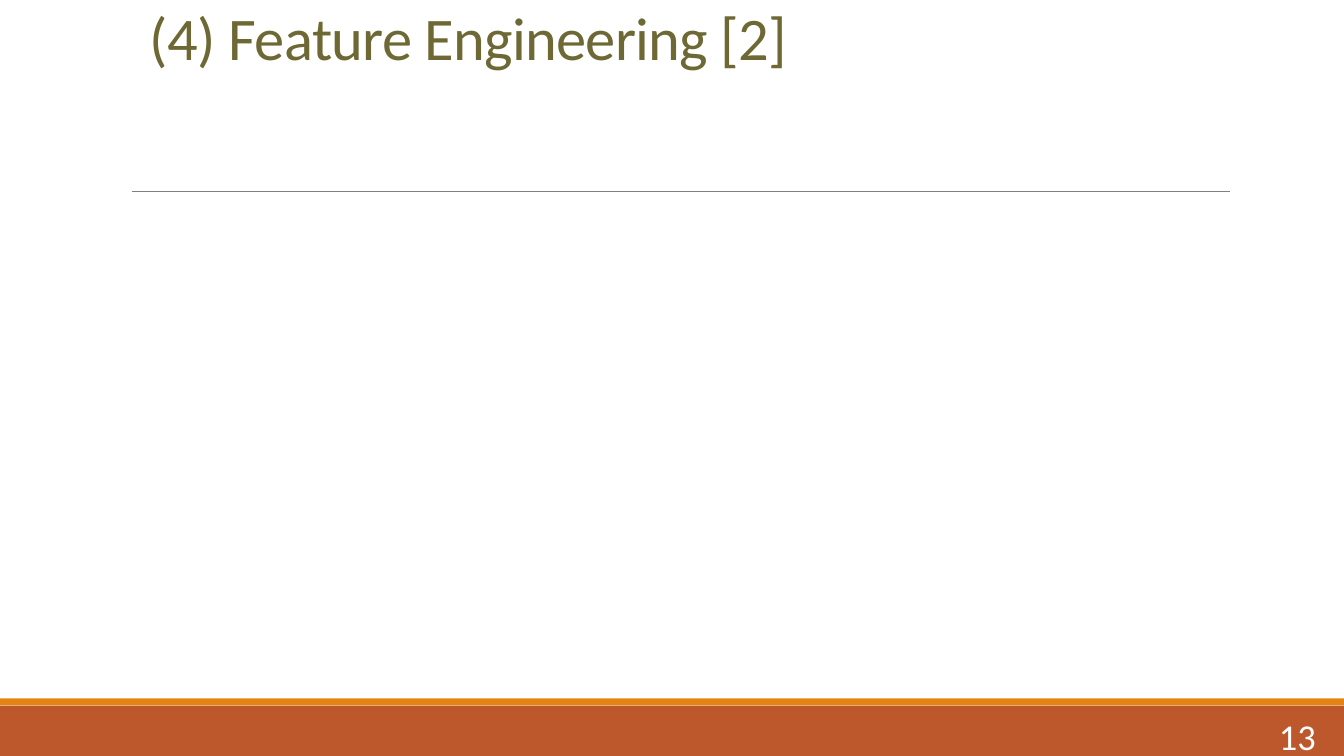
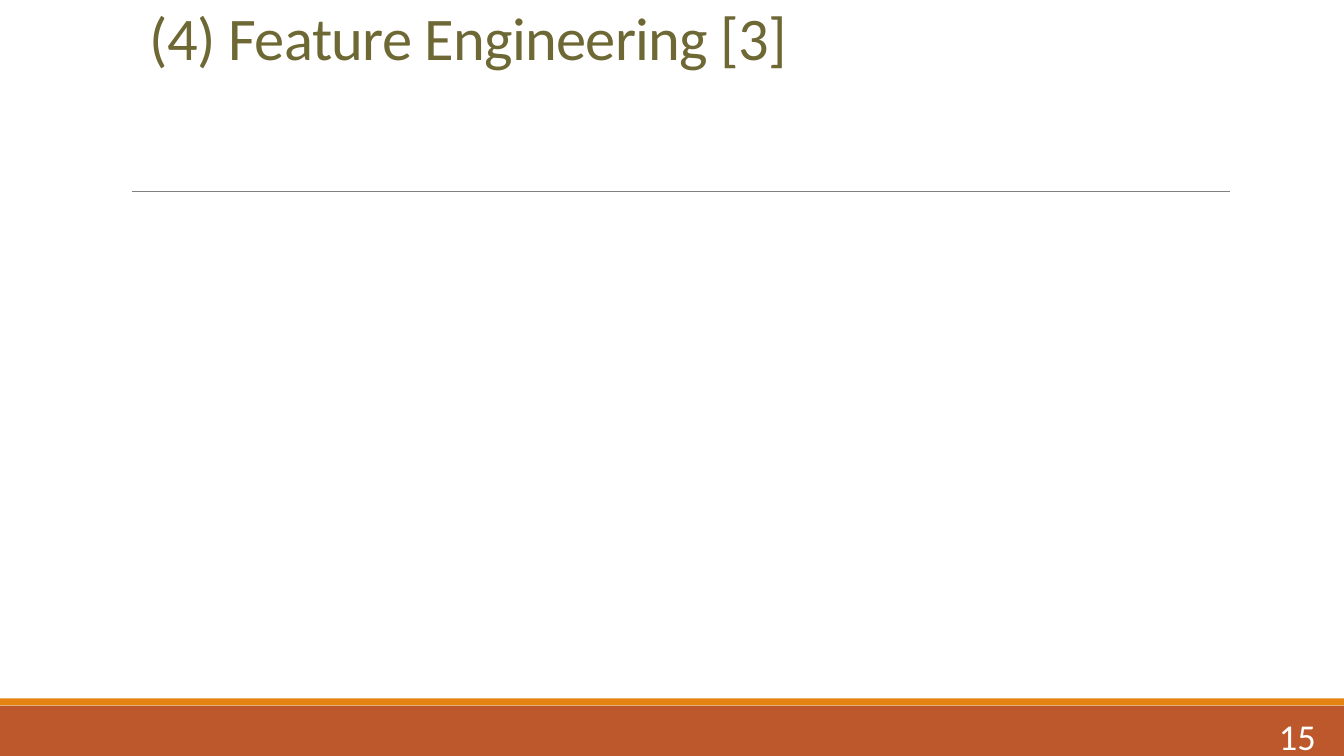
Before and after one commit to 1082-datascience/finalproject-finalproject-1082ds_group6, a slide deck: slide 18 of results/1072_datascience_FP_107363015_G6.pptx (slide 16 before the commit). Drawn at 1344x756 pixels with LibreOffice and Linux fonts; fonts in the diff are those of the drawing; background and template pictures are left out. Boxes give left, top, right and bottom in pixels: in the first picture for what was removed or moved away, otherwise in the second. Text is boxed around its words. In the diff, an @@ line names an element or a change of style, - is before the commit and + after.

```diff
--- a/results/1072_datascience_FP_107363015_G6.pptx
+++ b/results/1072_datascience_FP_107363015_G6.pptx
@@ title at [150,16,786,71]: text changed @@
-(4) Feature Engineering [2]
+(4) Feature Engineering [3]
@@ text at [1279,726,1316,751]: text changed @@
-13
+15
```
Also in this commit, not shown: 30 other slides changed, 2 slides added.
